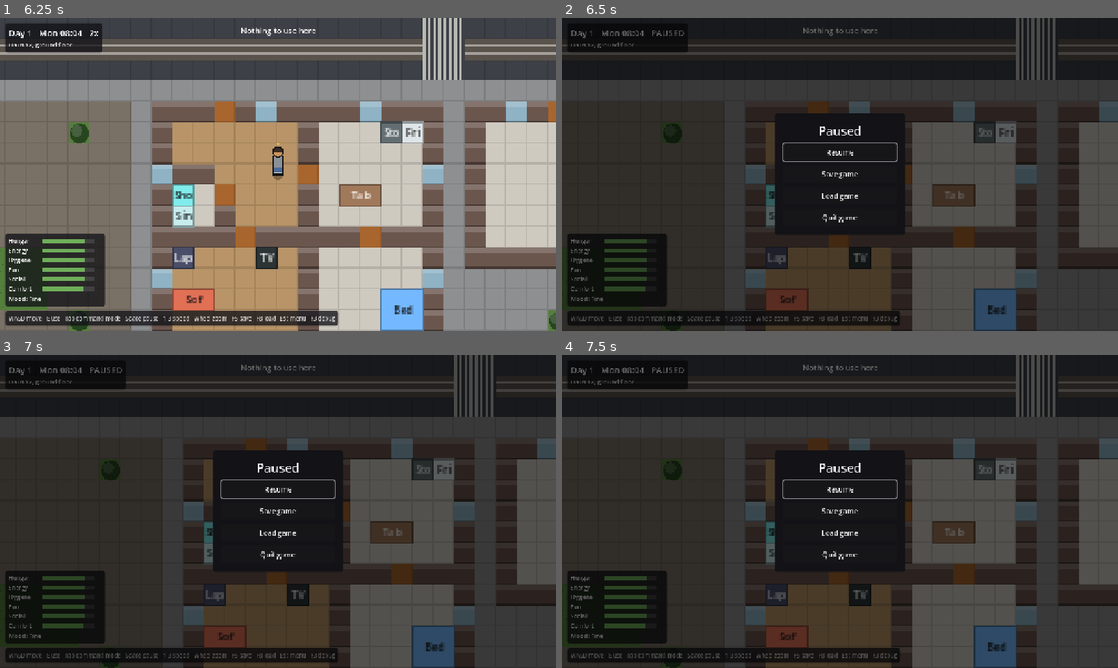
Above: before the commit, frames 1-4 (two rows, left to right).
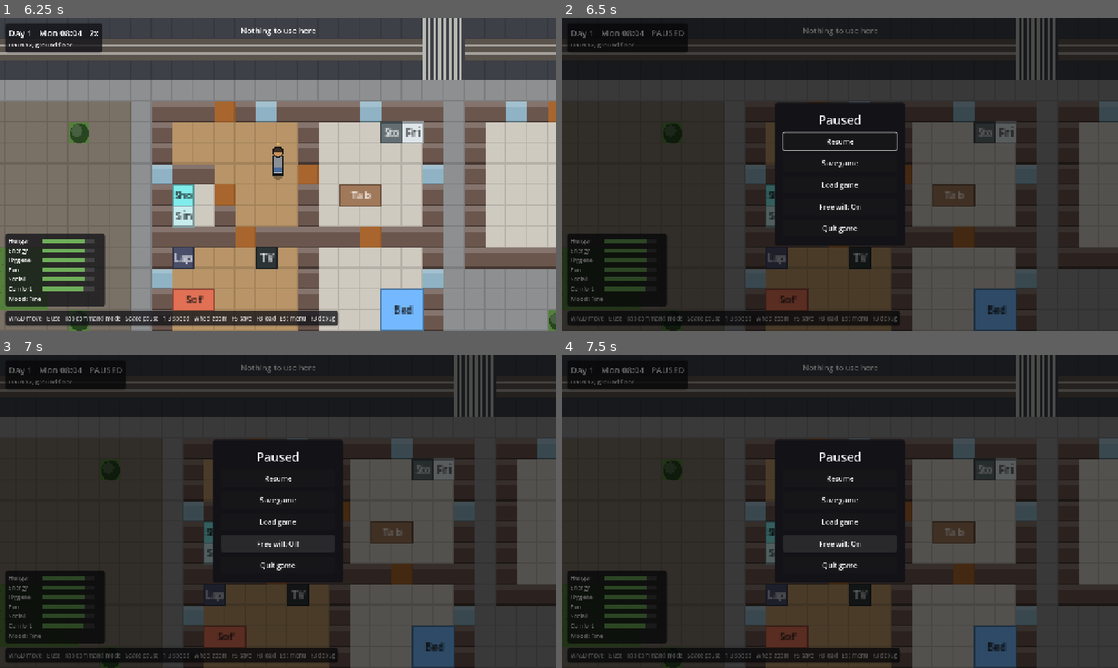
Above: after the commit, the same moments.

Repository: musterm4nn-alt/last-tram
Game: Godot game, scene res://game/main.tscn
Same seed, same stepped clock (60 frames per second), same inputs: the game is played once before the commit and once after it.
Inputs (mouse positions are in pixels of both pictures, inside the frame that each line leads up to):
- Up to frame 1 (6.25 s): click "New game" at 0.5 s; click "Random name" at 1.25 s; click "Start" at 2 s; tap Enter (ui_accept) at 2.75, 3.02, 4.25, 5.75, 6.02 s; move the mouse to (400, 158) at 2.77 s; hold D (move_right) 2.78-3.5 s; hold E (interact) 2.78-3.5 s; click (400, 158) at 2.92 s; drag from (166, 190) to (250, 237) at 3.52 s; move the mouse to (333, 105) at 4.27 s; hold D (move_right) 4.28-5 s; hold Right mouse button (pan_drag) 4.28-5 s; tap E (interact) at 4.55, 6.05 s; drag from (250, 237) to (111, 127) at 5.02 s; move the mouse to (444, 221) at 5.77 s; hold A (move_left) from 5.78 s (still down); hold 2 (speed_2) from 5.78 s (still down)
- Up to frame 2 (6.5 s): keep holding A (move_left); keep holding 2 (speed_2); tap Escape (menu) at 6.4 s
- Up to frame 3 (7 s): release A (move_left) at 6.5 s; release 2 (speed_2) at 6.5 s; click (278, 542) at 6.5 s, where only the run after the commit has a clickable "Free will: On"
- Up to frame 4 (7.5 s): click (840, 542) at 7.25 s, where only the run after the commit has a clickable "Free will: Off"

Frame 1 is identical in both runs. In frame 2, 2.4% of the frame differs, in the area x 38-62%, y 26-73%; in frame 3, 2.3%; in frame 4, 2.3%.

Commit message:
T-0025: free will (AutonomySystem, on/off in the Esc menu)
Co-Authored-By: Claude Opus 5.5 <noreply@anthropic.com>

Diff:
--- a/game/ui/debug_overlay.gd
+++ b/game/ui/debug_overlay.gd
@@ -51,6 +51,11 @@
 			need_parts.append("%s %.0f" % [need_def.id, float(player.needs.get(need_def.id, need_def.start))])
 		var mood_value: float = Mood.compute(player, sim.content)
 		lines.append("  needs %s   mood %.0f (%s)" % [" ".join(need_parts), mood_value, Mood.label(mood_value)])
+		if player.free_will:
+			var idle_minutes := (sim.clock.tick - player.last_input_tick) / SimClock.STEPS_PER_GAME_MINUTE
+			lines.append("  free will on (idle %d min)" % idle_minutes)
+		else:
+			lines.append("  free will off")
 		if player.action_queue.is_empty():
 			lines.append("  actions: (empty)")
 		else:
--- a/game/ui/pause_menu.gd
+++ b/game/ui/pause_menu.gd
@@ -1,13 +1,15 @@
 class_name PauseMenu
 extends CanvasLayer
 ## The Esc menu during a game: pauses, and offers Resume, Save game (one of three slots),
-## Load game (any save) and Quit game. Closing it restores the speed it had before.
+## Load game (any save), Free will on/off and Quit game. Closing it restores the speed it
+## had before.
 
 ## True while the menu is shown (the rest of the game ignores input then).
 var is_open: bool = false
 
 var _speed_before: int = 1
 var _page: VBoxContainer
+var _free_will_button: Button
 var _list: SaveList
 ## "save" or "load" while the list is shown.
 var _list_mode: String = ""
@@ -43,6 +45,7 @@
 	_page_button("Resume", close)
 	_page_button("Save game", _show_list.bind("save"))
 	_page_button("Load game", _show_list.bind("load"))
+	_free_will_button = _page_button("Free will: On", _toggle_free_will)
 	_page_button("Quit game", func() -> void: get_tree().quit())
 	_list = SaveList.new()
 	_list.add_theme_constant_override("separation", 8)
@@ -77,6 +80,9 @@
 	_list.visible = false
 	_list_mode = ""
 	_page.visible = true
+	var player := Session.sim.world.player() if Session.sim != null else null
+	if player != null:
+		_show_free_will(player.free_will)
 	if _page.is_inside_tree():
 		(_page.get_child(0) as Button).grab_focus()
 
@@ -102,15 +108,31 @@
 			Session.notice.emit("Could not load that save")
 
 
+## Flips the player's free will. The command applies on the next step, but the button shows
+## the chosen state at once.
+func _toggle_free_will() -> void:
+	var player := Session.sim.world.player() if Session.sim != null else null
+	if player == null:
+		return
+	var enabled := _free_will_button.text.ends_with("Off")
+	Session.submit(SetFreeWillCommand.new(player.id, enabled))
+	_show_free_will(enabled)
+
+
+func _show_free_will(enabled: bool) -> void:
+	_free_will_button.text = "Free will: On" if enabled else "Free will: Off"
+
+
 ## "slot 2" for <dir>/slot_2.json.
 static func _slot_name(path: String) -> String:
 	return path.get_file().get_basename().replace("_", " ")
 
 
-func _page_button(text: String, action: Callable) -> void:
+func _page_button(text: String, action: Callable) -> Button:
 	var button := Button.new()
 	button.text = text
 	button.custom_minimum_size = Vector2(260, 40)
 	button.size_flags_horizontal = Control.SIZE_SHRINK_CENTER
 	button.pressed.connect(action)
 	_page.add_child(button)
+	return button
--- a/sim/commands/cancel_action_command.gd
+++ b/sim/commands/cancel_action_command.gd
@@ -22,6 +22,7 @@
 	var person := sim.world.get_person(person_id)
 	if person == null:
 		return
+	person.last_input_tick = sim.clock.tick
 	if index < 0 or index >= person.action_queue.size():
 		return
 	var removed: Action = person.action_queue[index]
--- a/sim/commands/queue_interaction_command.gd
+++ b/sim/commands/queue_interaction_command.gd
@@ -24,6 +24,7 @@
 	var person := sim.world.get_person(person_id)
 	if person == null:
 		return
+	person.last_input_tick = sim.clock.tick
 	if sim.world.get_object(target_id) == null:
 		return
 	if sim.content.interaction(interaction_id) == null:
--- /dev/null
+++ b/sim/commands/set_free_will_command.gd
@@ -0,0 +1,32 @@
+class_name SetFreeWillCommand
+extends Command
+## Turns a person's free will on or off (the Esc menu's "Free will" button). Ignored for an
+## unknown person. Does not count as input for AutonomySystem's idle wait.
+
+var person_id: int = 0
+var enabled: bool = true
+
+
+func _init(p_person_id: int = 0, p_enabled: bool = true) -> void:
+	person_id = p_person_id
+	enabled = p_enabled
+
+
+func type_id() -> String:
+	return "set_free_will"
+
+
+func apply(sim: Sim) -> void:
+	var person := sim.world.get_person(person_id)
+	if person == null:
+		return
+	person.free_will = enabled
+
+
+func to_dict() -> Dictionary:
+	return {"person_id": person_id, "enabled": enabled}
+
+
+func load_dict(d: Dictionary) -> void:
+	person_id = int(d["person_id"])
+	enabled = bool(d["enabled"])
--- a/sim/commands/set_move_intent_command.gd
+++ b/sim/commands/set_move_intent_command.gd
@@ -20,6 +20,7 @@
 	var person := sim.world.get_person(person_id)
 	if person == null:
 		return
+	person.last_input_tick = sim.clock.tick
 	person.move_intent = direction.limit_length(1.0)
 	if direction != Vector2.ZERO:
 		person.path.clear()
--- a/sim/commands/walk_to_command.gd
+++ b/sim/commands/walk_to_command.gd
@@ -20,6 +20,7 @@
 	var person := sim.world.get_person(person_id)
 	if person == null:
 		return
+	person.last_input_tick = sim.clock.tick
 	if target == person.cell():
 		person.path.clear()
 		person.move_intent = Vector2.ZERO
--- a/sim/core/command_registry.gd
+++ b/sim/core/command_registry.gd
@@ -14,6 +14,8 @@
 			return QueueInteractionCommand.new()
 		"cancel_action":
 			return CancelActionCommand.new()
+		"set_free_will":
+			return SetFreeWillCommand.new()
 	return null
 
 
--- a/sim/people/person.gd
+++ b/sim/people/person.gd
@@ -45,6 +45,11 @@
 var needs: Dictionary[String, float] = {}
 ## Queued interactions; the front action (index 0) is the current one.
 var action_queue: Array[Action] = []
+## Free will: when idle for a while, the person looks after their own needs (T-0025).
+var free_will: bool = true
+## Tick of the last direct input (a player command) for this person; autonomy waits
+## AutonomySystem.IDLE_MINUTES after it.
+var last_input_tick: int = 0
 
 ## NOT saved: position before the latest step, only used to draw smooth movement.
 var prev_pos: Vector2 = Vector2.ZERO
@@ -91,6 +96,8 @@
 		"path": path_out,
 		"needs": needs_out,
 		"action_queue": queue_out,
+		"free_will": free_will,
+		"last_input_tick": last_input_tick,
 	}
 
 
@@ -126,6 +133,8 @@
 		for entry: Variant in (queue_data as Array):
 			if entry is Dictionary:
 				p.action_queue.append(Action.from_dict(entry))
+	p.free_will = bool(d.get("free_will", true))
+	p.last_input_tick = int(d.get("last_input_tick", 0))
 	p.needs = {}
 	var stored: Variant = d.get("needs", {})
 	if stored is Dictionary:
--- a/sim/sim.gd
+++ b/sim/sim.gd
@@ -32,12 +32,14 @@
 ## Every system, in the order it runs each step and each minute.
 ## ActionSystem runs before MovementSystem (queued actions start before anyone
 ## moves) and before NeedsSystem (its per-minute rates apply before the decay,
-## so one minute of sleep nets rate minus decay).
+## so one minute of sleep nets rate minus decay). AutonomySystem runs last, so free
+## will decides after the minute's needs have changed (D23, D24).
 static func default_systems() -> Array[SimSystem]:
 	return [
 		ActionSystem.new(),
 		MovementSystem.new(),
 		NeedsSystem.new(),
+		AutonomySystem.new(),
 	]
 
 
--- a/sim/sim_factory.gd
+++ b/sim/sim_factory.gd
@@ -78,6 +78,8 @@
 	person.level = cell.z
 	person.pos = Vector2(cell.x + 0.5, cell.y + 0.5)
 	person.prev_pos = person.pos
+	# A new game counts as fresh input, so free will waits its idle minutes before acting.
+	person.last_input_tick = sim.clock.tick
 	for need_def: NeedDef in sim.content.needs:
 		person.needs[need_def.id] = need_def.start
 	sim.world.add_person(person)
--- /dev/null
+++ b/sim/systems/autonomy_system.gd
@@ -0,0 +1,28 @@
+class_name AutonomySystem
+extends SimSystem
+## Free will: once a minute, a person with free will who has been idle for IDLE_MINUTES
+## (no queued action, no path, no direct input) picks something to do with Autonomy
+## (D24) and queues it. ActionSystem walks them there and performs it. Runs last in the
+## minute, after needs have changed.
+
+## Game minutes without input before autonomy may act for a person.
+const IDLE_MINUTES: int = 10
+
+
+func on_minute(sim: Sim) -> void:
+	var idle_ticks := IDLE_MINUTES * SimClock.STEPS_PER_GAME_MINUTE
+	for person: Person in sim.world.people.values():
+		if not person.free_will or not person.action_queue.is_empty() or not person.path.is_empty():
+			continue
+		if person.move_intent != Vector2.ZERO or sim.clock.tick - person.last_input_tick < idle_ticks:
+			continue
+		var choice := Autonomy.choose(Autonomy.candidates(sim, person), sim.rng.stream("autonomy"))
+		if choice.is_empty():
+			continue
+		person.action_queue.append(Action.new(String(choice["interaction_id"]), int(choice["object_id"])))
+		sim.emit_event(&"autonomy_chose", {
+			"person_id": person.id,
+			"interaction_id": choice["interaction_id"],
+			"target_id": choice["object_id"],
+			"score": choice["score"],
+		})
--- a/tests/game/test_pause_menu.gd
+++ b/tests/game/test_pause_menu.gd
@@ -137,3 +137,23 @@
 	assert_eq(Session.sim.clock.tick, saved.clock.tick)
 	assert_eq(Session.speed, 1)
 	menu.free()
+
+
+func test_the_free_will_button_shows_and_switches_the_setting() -> void:
+	var sim := _sim_at(0, 8, 0)
+	Session.sim = sim
+	var menu := PauseMenu.new()
+	menu.open()
+	assert_eq(menu._free_will_button.text, "Free will: On", "a new player has free will")
+	menu._free_will_button.pressed.emit()
+	assert_eq(menu._free_will_button.text, "Free will: Off")
+	var pending := sim.pending_commands()
+	assert_eq(pending.size(), 1)
+	if pending.size() == 1:
+		var command := pending[0] as SetFreeWillCommand
+		assert_true(command != null, "expected a SetFreeWillCommand")
+		if command != null:
+			assert_eq(command.person_id, sim.world.player_id)
+			assert_false(command.enabled)
+	menu.close()
+	menu.free()
--- a/tests/sim/test_actions.gd
+++ b/tests/sim/test_actions.gd
@@ -108,6 +108,8 @@
 	var sim := SimFactory.from_rows(db, ROOM)
 	var bed := _place(sim, "bed_double", Vector3i(2, 1, 0))
 	var player := sim.world.player()
+	# Free will would go back to bed when this sleep ends; this test checks the sleep alone.
+	player.free_will = false
 	_stand_on_slot(sim, player, bed, 0)
 	player.needs["energy"] = 20.0
 	_queue(sim, player.id, "sleep", bed.id)
--- /dev/null
+++ b/tests/sim/test_free_will.gd
@@ -0,0 +1,164 @@
+extends TestCase
+## T-0025: free will. The idle player looks after their own needs, input holds autonomy
+## back, it can be switched off, and it saves and replays exactly.
+
+const ROOM: PackedStringArray = [
+	"#####",
+	"#@..#",
+	"#####",
+]
+
+
+## Every need at 100, then `needs`.
+func _set_needs(person: Person, needs: Dictionary) -> void:
+	for need_def: NeedDef in content().needs:
+		person.needs[need_def.id] = 100.0
+	for need_id: String in needs:
+		person.needs[need_id] = float(needs[need_id])
+
+
+## Runs `minutes` game minutes and returns the autonomy_chose events.
+func _run_choices(sim: Sim, minutes: int) -> Array[Dictionary]:
+	var out: Array[Dictionary] = []
+	for i: int in minutes:
+		sim.run_minutes(1)
+		for event: Dictionary in sim.events.drain():
+			if event["type"] == &"autonomy_chose":
+				out.append(event)
+	return out
+
+
+func _object_id(sim: Sim, def_id: String) -> int:
+	for obj: WorldObject in sim.world.objects.values():
+		if obj.def_id == def_id:
+			return obj.id
+	return 0
+
+
+func test_a_hungry_idle_player_goes_and_eats() -> void:
+	var sim := SimFactory.new_game(content(), 1)
+	var player := sim.world.player()
+	_set_needs(player, {"hunger": 20.0})
+	var first := _run_choices(sim, 11)
+	assert_false(first.is_empty(), "free will should act within 11 minutes")
+	if not first.is_empty():
+		assert_has(["grab_snack", "cook_meal"], String(first[0]["data"]["interaction_id"]))
+	_run_choices(sim, 49)
+	assert_true(player.needs["hunger"] > 20.0, "hunger should be higher after an hour: %s" % player.needs["hunger"])
+
+
+func test_free_will_off_does_nothing() -> void:
+	var sim := SimFactory.new_game(content(), 1)
+	var player := sim.world.player()
+	_set_needs(player, {"hunger": 20.0})
+	sim.submit(SetFreeWillCommand.new(player.id, false))
+	assert_true(_run_choices(sim, 120).is_empty())
+	assert_true(player.action_queue.is_empty())
+
+
+func test_input_holds_free_will_back_for_ten_minutes() -> void:
+	var sim := SimFactory.new_game(content(), 1)
+	var player := sim.world.player()
+	_set_needs(player, {"hunger": 20.0})
+	sim.submit(SetMoveIntentCommand.new(player.id, Vector2.ZERO))
+	assert_true(_run_choices(sim, 9).is_empty(), "nothing before 10 idle minutes")
+	assert_false(_run_choices(sim, 2).is_empty(), "something by minute 11")
+
+
+func test_every_player_command_counts_as_input() -> void:
+	var commands: Array[Command] = [
+		SetMoveIntentCommand.new(0, Vector2.ZERO),
+		WalkToCommand.new(0, Vector3i(2, 1, 0)),
+		QueueInteractionCommand.new(0, "no_such_thing", 9999),
+		CancelActionCommand.new(0, 5),
+	]
+	for command: Command in commands:
+		var sim := SimFactory.from_rows(content(), ROOM)
+		var player := sim.world.player()
+		command.set("person_id", player.id)
+		sim.run_minutes(3)
+		var tick := sim.clock.tick
+		sim.submit(command)
+		sim.step()
+		assert_eq(player.last_input_tick, tick, "%s should record the input tick" % command.type_id())
+	# Switching free will is a setting, not input: the tick stays at the spawn.
+	var sim2 := SimFactory.from_rows(content(), ROOM)
+	var spawned_at := sim2.world.player().last_input_tick
+	assert_eq(spawned_at, sim2.clock.tick, "a new game counts as fresh input")
+	sim2.run_minutes(3)
+	sim2.submit(SetFreeWillCommand.new(sim2.world.player_id, false))
+	sim2.step()
+	assert_eq(sim2.world.player().last_input_tick, spawned_at)
+
+
+func test_a_content_player_does_nothing() -> void:
+	var sim := SimFactory.new_game(content(), 1)
+	_set_needs(sim.world.player(), {})
+	assert_true(_run_choices(sim, 60).is_empty())
+
+
+func test_free_will_never_adds_to_a_queue() -> void:
+	var sim := SimFactory.new_game(content(), 1)
+	var player := sim.world.player()
+	_set_needs(player, {"hunger": 20.0, "comfort": 40.0})
+	sim.submit(QueueInteractionCommand.new(player.id, "sit", _object_id(sim, "sofa")))
+	var finished := false
+	for i: int in 60:
+		sim.run_minutes(1)
+		var chosen := false
+		for event: Dictionary in sim.events.drain():
+			if event["type"] == &"autonomy_chose":
+				chosen = true
+			elif event["type"] == &"action_finished":
+				finished = true
+		# Choosing again in the minute the sit ends is fine; before that it is not.
+		if finished:
+			break
+		assert_false(chosen, "free will chose while the player was busy (minute %d)" % i)
+	assert_true(finished, "the sit should finish within the hour")
+
+
+func test_save_and_continue_equals_an_uninterrupted_day() -> void:
+	var straight := SimFactory.new_game(content(), 1)
+	_set_needs(straight.world.player(), {"hunger": 20.0, "fun": 30.0})
+	straight.run_minutes(180)
+	var split := SimFactory.new_game(content(), 1)
+	_set_needs(split.world.player(), {"hunger": 20.0, "fun": 30.0})
+	split.run_minutes(90)
+	var errors: Array[String] = []
+	var resumed := SaveCodec.from_json(SaveCodec.to_json(split), content(), errors)
+	assert_true(resumed != null, "load failed: %s" % [errors])
+	if resumed == null:
+		return
+	resumed.run_minutes(90)
+	assert_eq(SaveCodec.to_json(resumed), SaveCodec.to_json(straight))
+
+
+func test_free_will_fields_are_saved_with_defaults_for_old_saves() -> void:
+	var person := Person.new()
+	person.free_will = false
+	person.last_input_tick = 123
+	var copy := Person.from_dict(person.to_dict())
+	assert_false(copy.free_will)
+	assert_eq(copy.last_input_tick, 123)
+	var old := person.to_dict()
+	old.erase("free_will")
+	old.erase("last_input_tick")
+	var loaded := Person.from_dict(old)
+	assert_true(loaded.free_will)
+	assert_eq(loaded.last_input_tick, 0)
+
+
+func test_a_day_alone_keeps_every_need_above_zero() -> void:
+	var sim := SimFactory.new_game(content(), 1)
+	var player := sim.world.player()
+	var lowest: Dictionary = {}
+	for need_def: NeedDef in content().needs:
+		lowest[need_def.id] = 100.0
+	for minute: int in 1440:
+		sim.run_minutes(1)
+		for need_id: String in lowest:
+			lowest[need_id] = minf(float(lowest[need_id]), float(player.needs[need_id]))
+	print("    lowest needs over one day with free will: %s" % [lowest])
+	for need_id: String in lowest:
+		assert_true(float(lowest[need_id]) > 0.0, "%s reached 0" % need_id)
--- a/tests/sim/test_home_content.gd
+++ b/tests/sim/test_home_content.gd
@@ -21,6 +21,8 @@
 ## the interaction and runs `minutes` game minutes. Returns the player.
 func _run(sim: Sim, def_id: String, interaction_id: String, needs: Dictionary, minutes: int) -> Person:
 	var player := sim.world.player()
+	# These tests check one action; free will would start another when it ends.
+	player.free_will = false
 	var obj := _object(sim, def_id)
 	var cell := obj.slot_cell(sim.content, 0)
 	player.pos = Vector2(cell.x + 0.5, cell.y + 0.5)
Not shown, added: sim/commands/set_free_will_command.gd.uid
Not shown, added: sim/systems/autonomy_system.gd.uid
Not shown, added: tests/sim/test_free_will.gd.uid
Not shown, changed: tickets/T-0025-free-will-system.md
